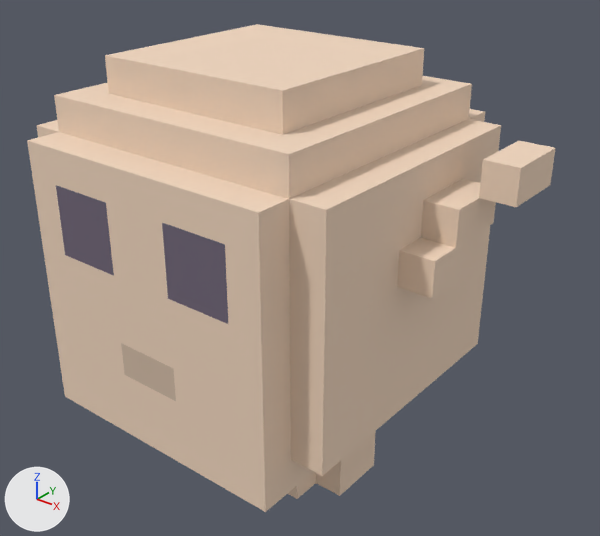
One commit to the glTF model example_project/models/elf.glb: the scene before it, then after it.
Both versions are drawn from a 50 mm camera at (0.326, -0.384, 1.825) aimed at (0.009, 0.012, 1.579). The axes (+X, +Y, +Z) are drawn at lower left. The lights are the same throughout. The picture after the commit comes second. Vertices at exactly the same position are counted once.

Before the edit, the objects in view are built like this:
```python
me_mesh_0 = bpy.data.meshes.new('Mesh_0')
me_mesh_0.from_pydata(...)  # 149 vertices, 212 faces; spans x -0.161..0.154, y -0.115..0.11, z 1.403..1.724
# faces by material slot: [4, 2, 206]
me_mesh_0.materials.append(mat_2a2230)  # grey #716678
me_mesh_0.materials.append(mat_a57f61)  # beige #d2bba6
me_mesh_0.materials.append(mat_e0ac84)  # beige #f1d6bf
ob_geometry_0 = bpy.data.objects.new('geometry_0', me_mesh_0)
ob_geometry_0.location = (0.0, 0.0, 0.0)
```
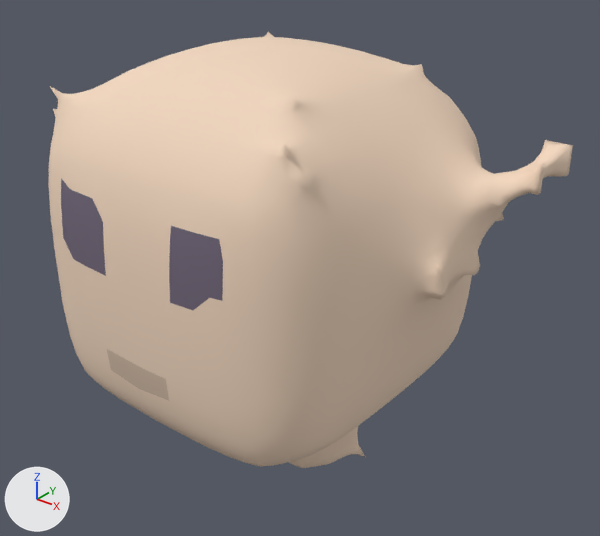
Changed parts and their boxes (x1, y1, x2, y2) in the pictures (600 x 536 px):
```json
{"object": "geometry_0", "change": "reshaped", "before": [27, 24, 556, 512], "after": [49, 32, 573, 468], "on screen": "11% shorter"}
{"part": 1, "of": "me_mesh_0", "change": "rebuilt", "before": [27, 24, 556, 512], "after": [49, 32, 573, 468], "on screen": "11% shorter"}
{"part": 2, "of": "me_mesh_0", "change": "deleted", "before": [288, 431, 376, 499], "on screen": "beige"}
```

The change, as JSON lines over the scene's bpy script:
```json
{"block": "me_mesh_0", "where": "# used by ob_geometry_0; location = (0.0, 0.0, 0.0)"}
{"op": "remove", "block": "me_mesh_0", "code": "me_mesh_0.from_pydata(...)  # 149 vertices, 212 faces; spans x -0.161..0.154, y -0.115..0.11, z 1.403..1.724"}
{"op": "add", "block": "me_mesh_0", "code": "me_mesh_0.from_pydata(...)  # 2502 vertices, 5000 faces; spans x -0.163..0.163, y -0.121..0.115, z 1.404..1.729"}
{"block": "me_mesh_0", "change": "me_mesh_0 part 1: the loose piece of 125 vertices spanning x -0.161..0.154, y -0.115..0.11, z 1.499..1.724 is rebuilt with 2502 vertices and now spans x -0.163..0.163, y -0.121..0.115, z 1.404..1.729"}
{"block": "me_mesh_0", "change": "me_mesh_0 part 2: the loose piece of 24 vertices spanning x -0.042..0.048, y -0.011..0.079, z 1.403..1.499 is deleted"}
```
